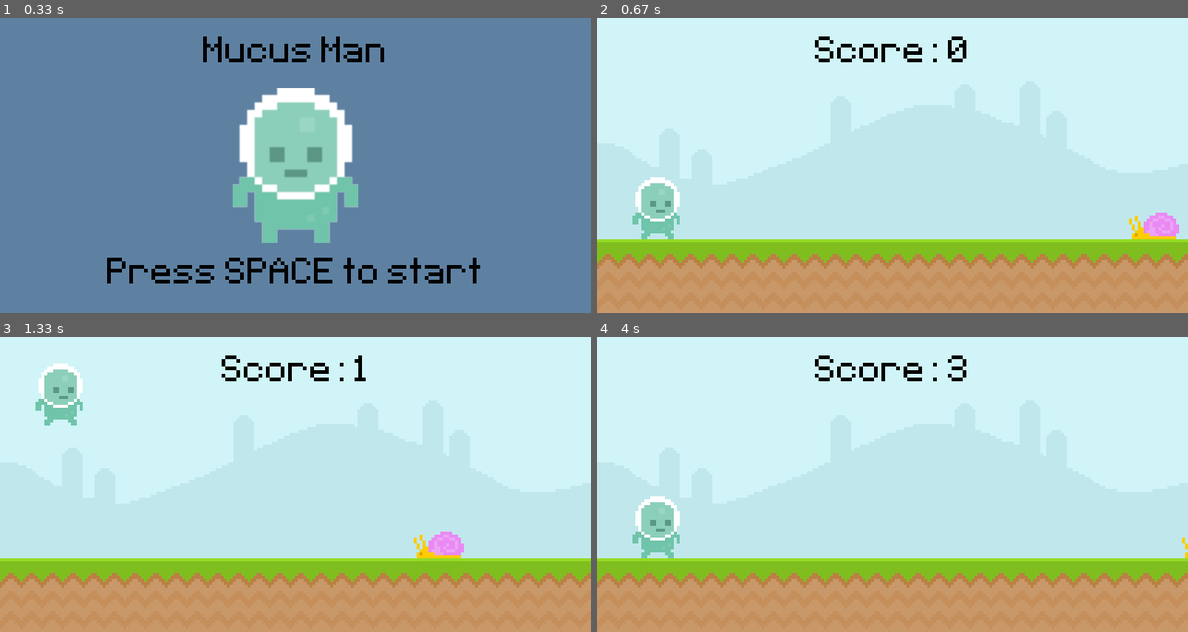
Above: before the commit, frames 1-4 (two rows, left to right).
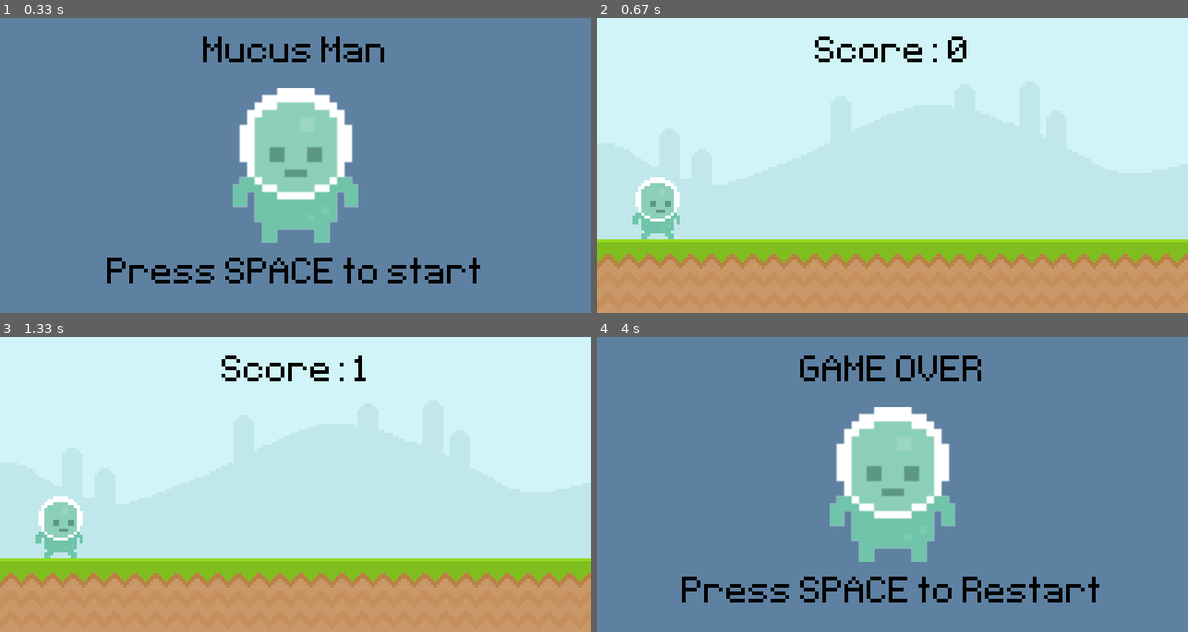
Above: after the commit, the same moments.

Repository: Willmo103/Pygame_intro
Game: pygame game, started from main.py
The game is run twice, just before and just after one commit, with the same random seed, the same clock (stepped at 60 frames per second) and the same inputs.
Inputs:
- Up to frame 1 (0.33 s): no input
- Up to frame 2 (0.67 s): tap Space at 0.33 s
- Up to frame 3 (1.33 s): tap Space at 0.67, 1.07 s
- Up to frame 4 (4 s): tap Space at 1.37, 1.9, 2.2, 2.4, 2.7, 2.97, 3.3, 3.6 s

Frame 1 is identical in both runs. In frame 2, 0.6% of the frame differs, in the area x 90-99%, y 66-75%; in frame 3, 3.1%; in frame 4, 100%, in the area x 0-100%, y 0-100%.

Commit message:
animated player character, multiple/dif obstacles

Diff:
--- a/main.py
+++ b/main.py
@@ -1,6 +1,6 @@
-import math
 import pygame
 from sys import exit
+from random import randint
 
 # Initialize pygame
 pygame.init()
@@ -11,6 +11,37 @@
 start_time = 0
 game_active = False
 game_lost = False
+
+def update_score():
+    time = pygame.time.get_ticks() / 1000
+    global test_font
+    score_value = int(time) - start_time
+    score_display = test_font.render("Score: " + str(score_value), False, (0, 0, 0))
+    score_display_rect = score_display.get_rect(center = (400, 50))
+    screen.blit(score_display, score_display_rect)
+
+def obstacle_movement(obstacle_list):
+    if obstacle_list:
+        for rect in obstacle_list:
+            rect.x -= 5
+            if rect.bottom == 300:
+                screen.blit(snail_surface, rect)
+            else:
+                screen.blit(fly_surface, rect)
+        obstacle_list = [obstacle for obstacle in obstacle_list if obstacle.x > 0]
+        return obstacle_list
+    else: return []
+
+def player_animation():
+    global player_surface, player_index
+    if player_rect.bottom != ground_rect.top:
+        player_surface = player_jump
+    else:
+        player_index += 0.1
+        if player_index >= len(player_walk):
+            player_index = 0
+        player_surface = player_walk[int(player_index)]
+
 # Background surfaces:
 
 # -- sky
@@ -24,13 +55,6 @@
 intro_surface = test_font.render(" Mucus Man ", False, (0, 0, 0))
 intro_rect = intro_surface.get_rect(center = (400, 50))
 
-def update_score():
-    time = pygame.time.get_ticks() / 1000
-    global test_font
-    score_value = int(time) - start_time
-    score_display = test_font.render("Score: " + str(score_value), False, (0, 0, 0))
-    score_display_rect = score_display.get_rect(center = (400, 50))
-    screen.blit(score_display, score_display_rect)
 
 
 # -- game_over
@@ -47,18 +71,28 @@
 
 # -- snail/ enemy
 snail_surface = pygame.image.load("graphics/snail/snail1.png").convert_alpha()
-snail_rect = snail_surface.get_rect(bottomright = (600, 300))
+fly_surface = pygame.image.load("graphics/Fly/Fly1.png").convert_alpha()
+obstacle_rect_list = []
 
 # -- player
-player_surface = pygame.image.load("graphics/Player/player_walk_1.png").convert_alpha()
+player_walk_1 = pygame.image.load("graphics/Player/player_walk_1.png").convert_alpha()
+player_walk_2 = pygame.image.load("graphics/Player/player_walk_2.png").convert_alpha()
+player_walk = [player_walk_1, player_walk_2]
+player_jump = pygame.image.load("graphics/Player/jump.png")
+player_index = 0
+player_surface = player_walk[player_index]
 player_rect = player_surface.get_rect(midbottom = (80, 300))
 player_gravity = 0
+
 
 # -- intro Screen
 player_stand = pygame.image.load("graphics/Player/player_stand.png").convert_alpha()
 player_stand = pygame.transform.rotozoom(player_stand, 0, 2.5)
 player_stand_rect = player_stand.get_rect(center = (400, 200))
 
+# Timer
+obstacle_timer = pygame.USEREVENT + 1
+pygame.time.set_timer(obstacle_timer, 1500)
 
 
 # enter game loop
@@ -72,12 +106,23 @@
             if event.type == pygame.KEYDOWN:
                 if event.key == pygame.K_SPACE:
                     if player_gravity == 0:
-                        player_gravity -= 25
+                        player_gravity -= 20
         else:
             if event.type == pygame.KEYDOWN and event.key == pygame.K_SPACE:
                 game_active = True
-                snail_rect.left = 800
+                obstacle_rect_list = []
                 start_time = int(pygame.time.get_ticks() / 1000)
+                player_gravity = 0
+                player_rect.midbottom = (80, 300)
+
+        if event.type == obstacle_timer and game_active:
+            rand = randint(1, 100)
+            if randint(0, 2):
+                obstacle_rect_list.append(snail_surface.get_rect(bottomright = (randint(900, 1100), 300)))
+            else:
+                obstacle_rect_list.append(fly_surface.get_rect(bottomright = (randint(900, 1100), 210)))
+
+            print("new enemy")
 
     if game_active:
         # place BG Images
@@ -87,14 +132,12 @@
         # update the score
         update_score()
 
-        # move/respawn the enemy
-        snail_rect.x -= 4
-        if snail_rect.right <= 0: snail_rect.left = 800
-        screen.blit(snail_surface, snail_rect)
-
         # player
         player_gravity += 1
         player_rect.y += player_gravity
+
+        # Obstacle movement
+        obstacle_rect_list = obstacle_movement(obstacle_rect_list)
 
         # detect collisions with the ground surface
         if player_rect.colliderect(ground_rect):
@@ -102,24 +145,27 @@
             player_gravity = 0
 
         # update player
+        player_animation()
         screen.blit(player_surface, player_rect)
 
         # detect player and enemy collisions
-        if player_rect.colliderect(snail_rect):
-            game_active = False
-            game_lost = True
+        if obstacle_rect_list:
+            for obstacle in obstacle_rect_list:
+                if player_rect.colliderect(obstacle):
+                    game_active = False
+                    game_lost = True
+                    break
 
     # display the intro/gameover screen
     if not game_active:
         screen.fill((94, 129, 162))
+        screen.blit(player_stand, player_stand_rect)
 
         if game_lost:
             screen.blit(game_over_surface, game_over_rect)
-            screen.blit(player_stand, player_stand_rect)
             screen.blit(continue_surface, continue_rect)
         else:
             screen.blit(intro_surface, intro_rect)
-            screen.blit(player_stand, player_stand_rect)
             screen.blit(start_surface, start_rect)
 
     pygame.display.update()
@@ -131,3 +177,4 @@
 # regular surfaces are separate stack-able surfaces
 # use the convert method on images to help pygame handle them better and your game run faster.
 # use rectangles to calculate collisions
+# usr timer to randomize spawning enemies
